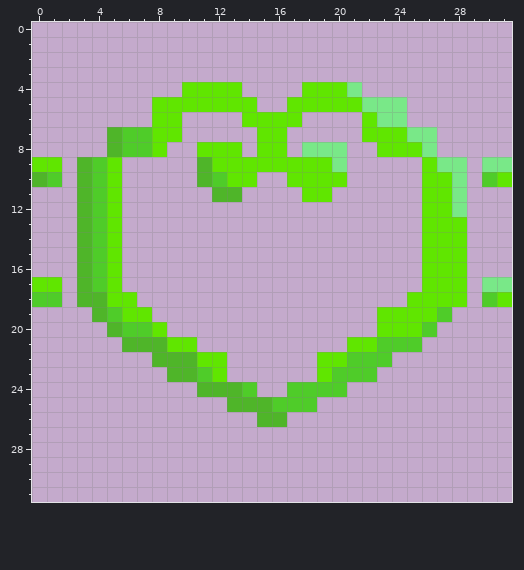
Two states of a pixel-art sprite, Classes/Relics/Assets/Relic_GoodVibes.png. This is how it looked before the edit.
The file is 32x32 pixels.
New version:
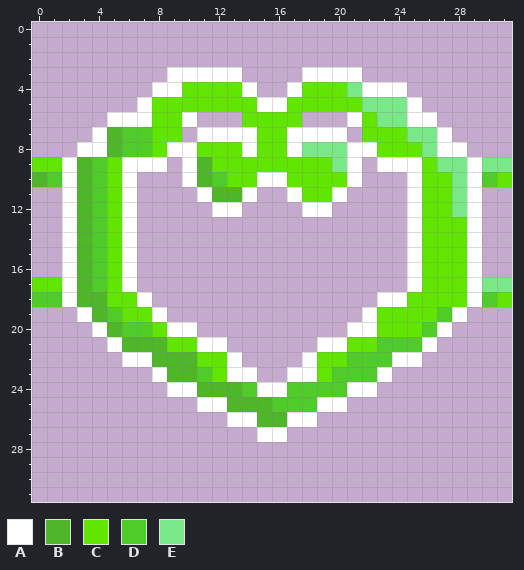
Palette (. is transparent): A #ffffff  B #4fb529  C #60e600  D #4fcc29  E #79e888
From the commit log: Added rarity outlines for relics
Change:
y 3: x 9..13 ..... -> AAAAA; x 18..21 .... -> AAAA
y 4: x 8..9 .. -> AA; x 14 . -> A; x 17 . -> A; x 22..24 ... -> AAA
y 5: x 7 . -> A; x 15..16 .. -> AA; x 25 . -> A
y 6: x 5..7 ... -> AAA; x 10 . -> A; x 21 . -> A; x 25..26 .. -> AA
y 7: x 4 . -> A; x 11..14 .... -> AAAA; x 17..20 .... -> AAAA; x 27 . -> A
y 8: x 3..4 .. -> AA; x 9..10 .. -> AA; x 14 . -> A; x 17 . -> A; x 21..22 .. -> AA; x 27..28 .. -> AA
y 9: x 2 . -> A; x 6..8 ... -> AAA; x 10 . -> A; x 21 . -> A; x 23..25 ... -> AAA; x 29 . -> A
y 10: x 2 . -> A; x 6 . -> A; x 10 . -> A; x 15..16 .. -> AA; x 21 . -> A; x 25 . -> A; x 29 . -> A
y 11: x 2 . -> A; x 6 . -> A; x 11 . -> A; x 14 . -> A; x 17 . -> A; x 20 . -> A; x 25 . -> A; x 29 . -> A
y 12: x 2 . -> A; x 6 . -> A; x 12..13 .. -> AA; x 18..19 .. -> AA; x 25 . -> A; x 29 . -> A
y 13..17: x 2 . -> A; x 6 . -> A; x 25 . -> A; x 29 . -> A
y 18: x 2 . -> A; x 7 . -> A; x 23..24 .. -> AA; x 29 . -> A
y 19: x 3 . -> A; x 8 . -> A; x 22 . -> A; x 28 . -> A
y 20: x 4 . -> A; x 9..10 .. -> AA; x 21..22 .. -> AA; x 27 . -> A
y 21: x 5 . -> A; x 11..12 .. -> AA; x 19..20 .. -> AA; x 26 . -> A
y 22: x 6..7 .. -> AA; x 13 . -> A; x 18 . -> A; x 24..25 .. -> AA
y 23: x 8 . -> A; x 13..14 .. -> AA; x 17..18 .. -> AA; x 23 . -> A
y 24: x 9..10 .. -> AA; x 15..16 .. -> AA; x 21..22 .. -> AA
y 25: x 11..12 .. -> AA; x 19..20 .. -> AA
y 26: x 13..14 .. -> AA; x 17..18 .. -> AA
y 27: x 15..16 .. -> AA
Where, in picture pixels (left, top, right, bottom), the same in both pictures:
added: (62, 67, 482, 442)
